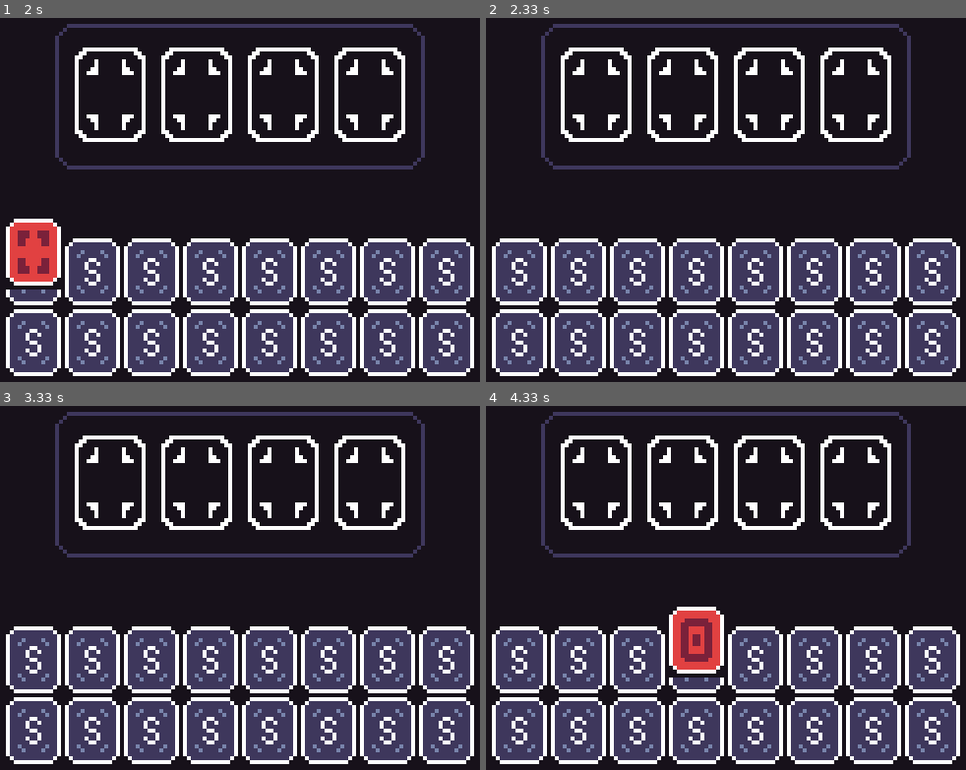
Above: before the commit, frames 1-4 (two rows, left to right).
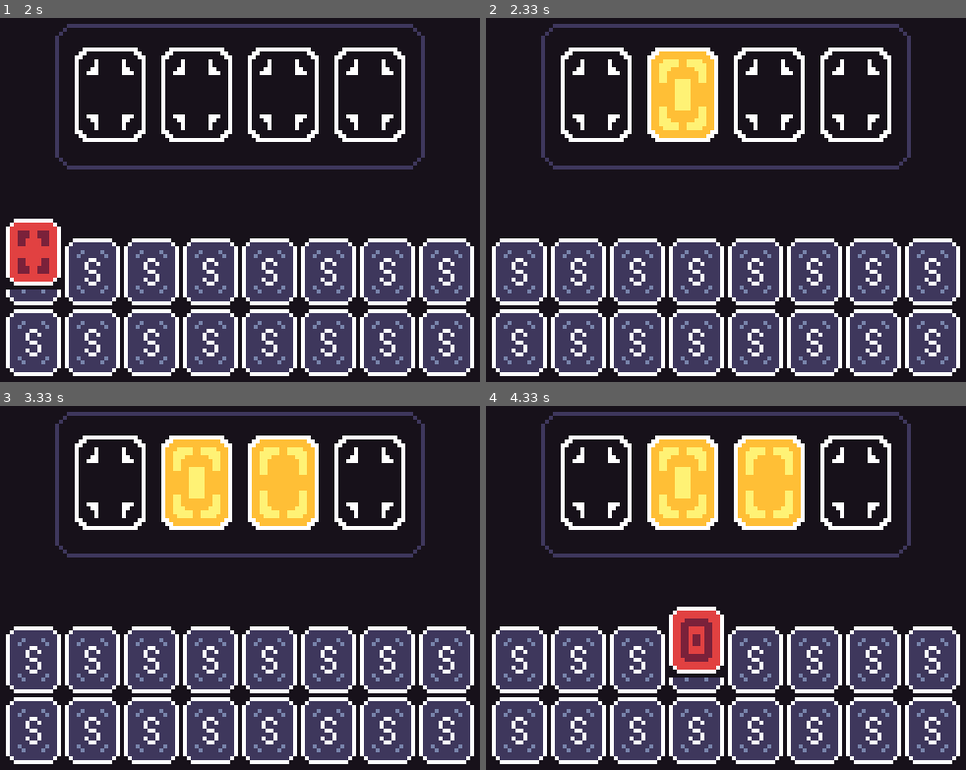
Above: after the commit, the same moments.

Repository: CtrlVeee/Stack-pygame-proj
Game: pygame game, started from main.py
The game is run twice, just before and just after one commit, with the same random seed, the same clock (stepped at 60 frames per second) and the same inputs.
Inputs (mouse positions are in pixels of both pictures, inside the frame that each line leads up to):
- Up to frame 1 (2 s): press the mouse at (446, 341) at 0.37 s; move the mouse to (235, 214) at 0.47 s; release the mouse at (19, 90) at 0.6 s; click (33, 272) at 0.72 s; press the mouse at (268, 272) at 1.03 s; move the mouse to (388, 331) at 1.13 s; release the mouse at (outside the picture) at 1.27 s; press the mouse at (369, 94) at 1.37 s; move the mouse to (225, 225) at 1.47 s; release the mouse at (86, 360) at 1.6 s; press the mouse at (91, 341) at 1.7 s; move the mouse to (67, 301) at 1.8 s; release the mouse at (43, 265) at 1.93 s
- Up to frame 2 (2.33 s): press the mouse at (577, 341) at 2.03 s; move the mouse to (630, 232) at 2.13 s; release the mouse at (682, 123) at 2.27 s
- Up to frame 3 (3.33 s): click (91, 660) at 2.38 s; press the mouse at (388, 729) at 2.7 s; move the mouse to (403, 569) at 2.8 s; release the mouse at (417, 406) at 2.93 s; press the mouse at (33, 729) at 3.03 s; move the mouse to (163, 628) at 3.13 s; release the mouse at (292, 529) at 3.27 s
- Up to frame 4 (4.33 s): click (639, 729) at 3.38 s; press the mouse at (932, 660) at 3.7 s; move the mouse to (846, 533) at 3.8 s; release the mouse at (outside the picture) at 3.93 s; press the mouse at (769, 482) at 4.03 s; move the mouse to (740, 573) at 4.13 s; release the mouse at (716, 660) at 4.27 s

Frame 1 is identical in both runs. In frame 2, 3.0% of the frame differs, in the area x 34-48%, y 9-33%; in frame 3, 6.0%, in the area x 34-66%, y 9-33%; in frame 4, 6.0%.

Commit message:
add card to table mecha almost complete

Diff:
--- a/main.py
+++ b/main.py
@@ -1,7 +1,7 @@
 import pygame as pg
 from objects import *
 
-#next task is make function for the moouse mechanism
+#next task is put card select into table obj
 
 pg.init()
 #convert all sprites to 4x size
@@ -16,7 +16,7 @@
 bg_color = pg.Color(23, 17, 26)
 pink = pg.Color(255, 128, 170)
 
-card_in_hover = -1
+card_in_hover = 17
 card_in_use = False
 
 #surface for the deck selection
@@ -61,10 +61,10 @@
     if pressed:
         try:
             scr.blit(cards[card_in_hover], (dx, dy))
-            #print(index)
-        except: print("error")
+        except:
+            card_in_use = False
     if not pressed:
-        card_in_hover = -1
+        card_in_hover = 17
         card_in_use = False
 
 # make the card objects
@@ -87,9 +87,9 @@
 def main():
     loop = True
     while loop:
-        print(card_in_hover)
+
         scr.fill(bg_color)
-        Table.blit(scr)
+        Table.blit(scr, card_in_hover, card_in_use)
 
         scr.blit(deck_srf, deck_pos)
         deck_srf.fill(bg_color)
--- a/objects.py
+++ b/objects.py
@@ -36,10 +36,6 @@
         self.apparent_rect = pg.Rect(new_x, new_y, self.rect.w, self.rect.h)
         hover_y = self.apparent_rect.y - 6*scale
         self.hover_rect = pg.Rect(self.apparent_rect.x, hover_y, self.rect.w, self.rect.h)
-        #print(self.deckPos)
-        #print(self.apparent_rect)
-        #print(self.rect)
-        #print(self.hover_rect)
 
         # the card objs will be updated through a sprite group
     def mouse_track(self, in_use):
@@ -51,34 +47,10 @@
             self.hover = False
 
     def update(self, in_use):
-        pressed = pg.mouse.get_pressed()[0]
         self.mouse_track(in_use)
         self.blit_srf.blit(self.blit_img, self.apparent_rect)
         if self.hover:
             self.blit_srf.blit(self.img, self.hover_rect)
-        '''
-        if pressed:
-            self.grab = True
-            self.hover = False
-            self.grab_card()
-        '''
-        #This is where the mouse mecha originally was
-
-        '''
-            # from this point to the end of the func
-            # is where the mouse mech is made
-            #error, all cards are subject to the hover effect
-            #despite already selected a card...
-            #grab_card display overlaps with teh other imgs
-            if pressed:
-                self.grab = True
-                self.hover = False
-
-        if self.grab and pressed:
-            self.grab_card()
-        if not pressed:
-            self.grab = False
-        '''
 
 class table_obj:
     def __init__(self, pos):
@@ -113,11 +85,14 @@
         for x in range(4):
             slot_srf = pg.Surface((18*scale, 24*scale)).convert_alpha()
             slot_srf.blit(self.scaled_cell_img, (0,0), (0, 0, 18*scale, 24*scale))
-            #slot_pos = dead_cntr(self.srf, [18*scale, 24*scale])
             slot_pos = [(89 - (18*(x+1)) - 4*x )*scale, int((37-24)/2)*scale]
+
+            new_x = slot_pos[0] + self.pos[0]
+            new_y = slot_pos[1] + self.pos[1]
+            slot_rect = pg.Rect(new_x, new_y, 18*scale, 24*scale)
             #add empty_img, then pos, then card_img (-1 is none)
 
-            card = [slot_srf, slot_pos, -1]
+            card = [slot_srf, slot_pos, -1, slot_rect]
             self.slot_list.append(card)
 
         self.active_state = False
@@ -125,19 +100,25 @@
         mos_pos = pg.mouse.get_pos()
         return rect.collidepoint(mos_pos)
 
-    def card_func(self):
+    def card_func(self, int_val, hover):
         # if 3rd arg is -1, use default img
         # if hover, use white default, else, dark
+
+        mos_pos = pg.mouse.get_pos()
+        pressed = pg.mouse.get_pressed()[0]
+        allow = False
         for card in self.slot_list:
             blit_img = card[0]
+            if card[3].collidepoint(mos_pos) and hover and not pressed:
+                card[2] = int_val
             if card[2] != -1:
                 blit_img = self.cards[card[2]]
             self.srf.blit(blit_img, card[1])
 
-    def blit(self, scr):
+    def blit(self, scr, int_val, hover):
         if self.active_state:
             self.srf.blit(self.scaled_img, (0,0), (0, 0, 94*scale, 37*scale))
         else:
             self.srf.blit(self.scaled_img, (0,0), (0, 37*scale, 94*scale, 37*scale))
-        self.card_func()
+        self.card_func(int_val, hover)
         scr.blit(self.srf, self.pos)
